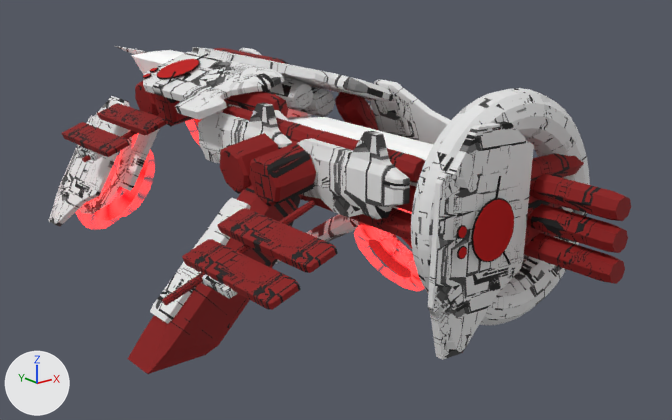
What one commit did to the glTF model gfx/ship3d/Hornet/hornet.gltf.
One viewpoint serves both versions: a 50 mm camera at (-7.14, -10.8, 2.88) aimed at (0.92, -0.72, -1.16). Lighting does not change. The marker at lower left points along +X, +Y and +Z. Where no turn or scale is listed for an object, it has been applied to the vertices. Vertices at the same position are counted once.

In view in the first picture: 'base_multi_glow', 'glow.001'.
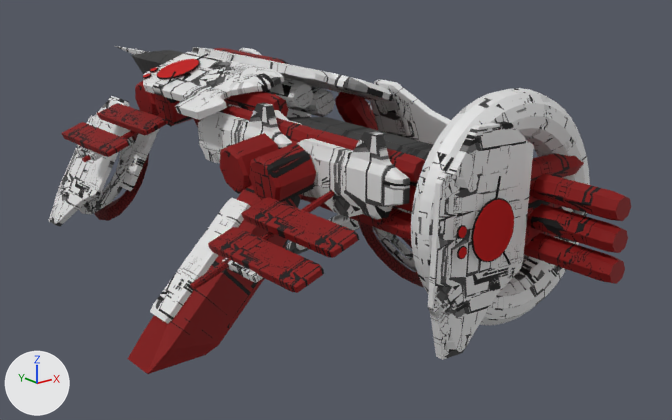
Commit message: Updated hornet model.

Changed parts and their boxes [x1, y1, x2, y2] in the pictures (672 x 420 px; the box of a moved part takes in the faces that stretch with it):
'base_multi_glow', recoloured, reshaped, surface changed
    both: [49, 46, 631, 374]
'glow.001', deleted
    before: [76, 121, 424, 291]
part 1 of me_base_multi_glow, moved or reshaped
    before: [196, 271, 238, 299]
    after: [222, 258, 263, 283]
part 2 of me_base_multi_glow, moved or reshaped
    before: [217, 208, 338, 273]
    after: [241, 197, 360, 258]
part 3 of me_base_multi_glow, moved or reshaped
    before: [162, 200, 315, 305]
    after: [190, 190, 334, 290]
part 4 of me_base_multi_glow, moved or reshaped
    before: [182, 239, 301, 310]
    after: [208, 227, 325, 293]
part 5 of me_base_multi_glow, recoloured
    both: [49, 46, 590, 360]
part 6 of me_base_multi_glow, recoloured
    both: [62, 48, 631, 374]
part 7 of me_base_multi_glow, recoloured
    both: [94, 118, 422, 284]
part 8 of me_base_multi_glow, surface changed (white to black)
    both: [131, 50, 514, 265]

Edits to the bpy script that builds the scene:
```text
Add mat_steel_hex_red_001:
    mat_steel_hex_red_001 = principled_material('steel_hex_red.001')
    mat_steel_hex_red_001.texture = img_hexagonallayersteel_red
    mat_steel_hex_red_001.metallic = 0.3
    mat_steel_hex_red_001.roughness = 0.7
Add mat_hull_white_001:
    mat_hull_white_001 = principled_material('hull_white.001')
    mat_hull_white_001.texture = img_hull_lightgray
    mat_hull_white_001.metallic = 0.3
    mat_hull_white_001.roughness = 0.7
Add mat_hull_red_001:
    mat_hull_red_001 = principled_material('hull_red.001')
    mat_hull_red_001.texture = img_hull_red
    mat_hull_red_001.metallic = 0.3
    mat_hull_red_001.roughness = 0.7
Change me_base_multi_glow:
    remove me_base_multi_glow.from_pydata(...)  # 4874 vertices, 9416 faces; spans x -3.19..3.3, y -6.91..4.64, z -4.11..1.25
    remove me_base_multi_glow.materials.append(mat_steel_hex_grey_003)
    remove me_base_multi_glow.materials.append(mat_black_003)
    remove me_base_multi_glow.materials.append(mat_bloodred_003)
    remove me_base_multi_glow.materials.append(mat_hull_grey_003)
    add me_base_multi_glow.from_pydata(...)  # 4874 vertices, 9416 faces; spans x -3.0..3.3, y -6.91..4.64, z -4.11..1.25
    me_base_multi_glow part 1: the loose piece of 24 vertices spanning x -2.77..-2.38, y -4.68..-4.05, z -0.63..-0.41 is moved by (0.42, 0.18, 0.0)
    me_base_multi_glow part 2: the loose piece of 24 vertices spanning x -2.31..-1.93, y -5.34..-3.73, z -0.28..-0.07 is moved by (0.42, 0.18, 0.0)
    me_base_multi_glow part 3: the loose piece of 34 vertices spanning x -3.19..-1.33, y -4.2..-4.11, z -0.75..-0.01 is moved by (0.42, 0.18, 0.0)
    me_base_multi_glow part 4: the loose piece of 24 vertices spanning x -2.74..-2.36, y -5.33..-3.72, z -0.54..-0.33 is moved by (0.42, 0.18, 0.0)
    me_base_multi_glow part 5: all 3656 faces that had it switch from mat_hull_white_003 to mat_hull_white_001 (picture img_hull_lightgray)
    me_base_multi_glow part 6: all 1948 faces that had it switch from mat_hull_red_003 to mat_hull_red_001 (picture img_hull_red)
    me_base_multi_glow part 7: all 384 faces that had it switch from mat_steel_hex_red_003 to mat_steel_hex_red_001 (picture img_hexagonallayersteel_red)
    me_base_multi_glow part 8: texture (UV) coordinates of 3204 of 9416 faces, centred in x -1.1..1.94, y -6.07..2.04, z -0.63..1.0, changed; they spanned u 0.0..0.79, v 0.0..0.96 and now span u -0.15..0.72, v 0.26..1.0
    add me_base_multi_glow.materials.append(mat_steel_hex_grey_001)  # picture img_hexagonallayersteel_ash
    add me_base_multi_glow.materials.append(mat_black_001)  # black #000000
    add me_base_multi_glow.materials.append(mat_bloodred_001)  # red #bc0000
    add me_base_multi_glow.materials.append(mat_hull_grey_001)  # picture img_hull_darkgray
Remove ob_glow_001:
    ob_glow_001 = bpy.data.objects.new('glow.001', me_glow_001)
```
